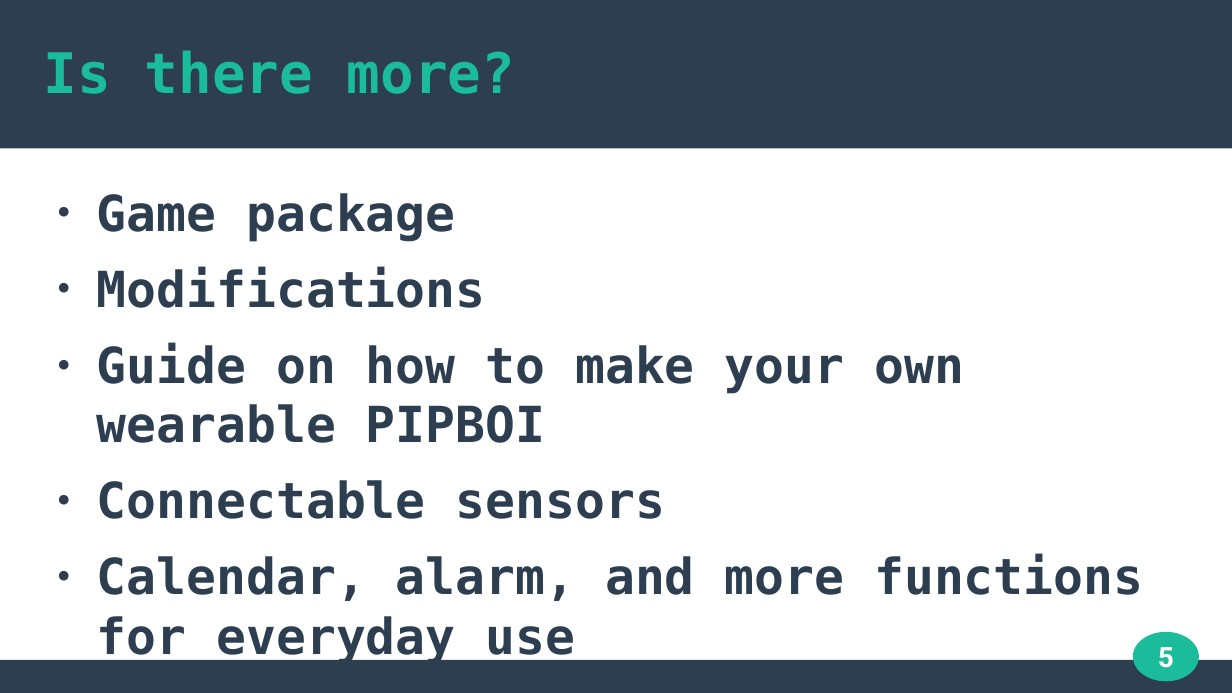
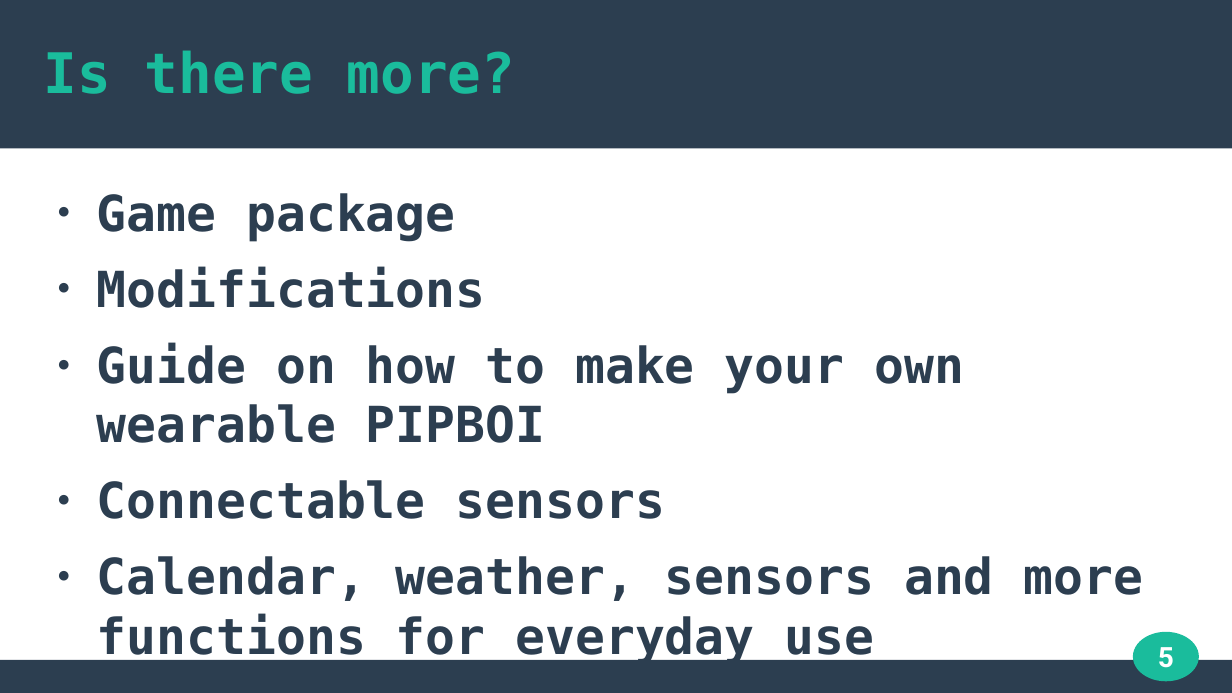
Before and after one commit to MurasakiAki/pipboi, a slide deck: slide 5 of docs/pip.odp. Drawn at 1232x693 pixels with LibreOffice and Linux fonts; fonts in the diff are those of the drawing. Boxes give left, top, right and bottom in pixels: in the first picture for what was removed or moved away, otherwise in the second. Text is boxed around its words. In the diff, an @@ line names an element or a change of style, - is before the commit and + after.

```diff
--- a/docs/pip.odp
+++ b/docs/pip.odp
@@ text at <box>97,556,1144,665</box>: text changed @@
-● Calendar, alarm, and more functions for everyday use
+● Calendar, weather, sensors and more functions for everyday use
```
Also in this commit, not shown: 11 other files.
